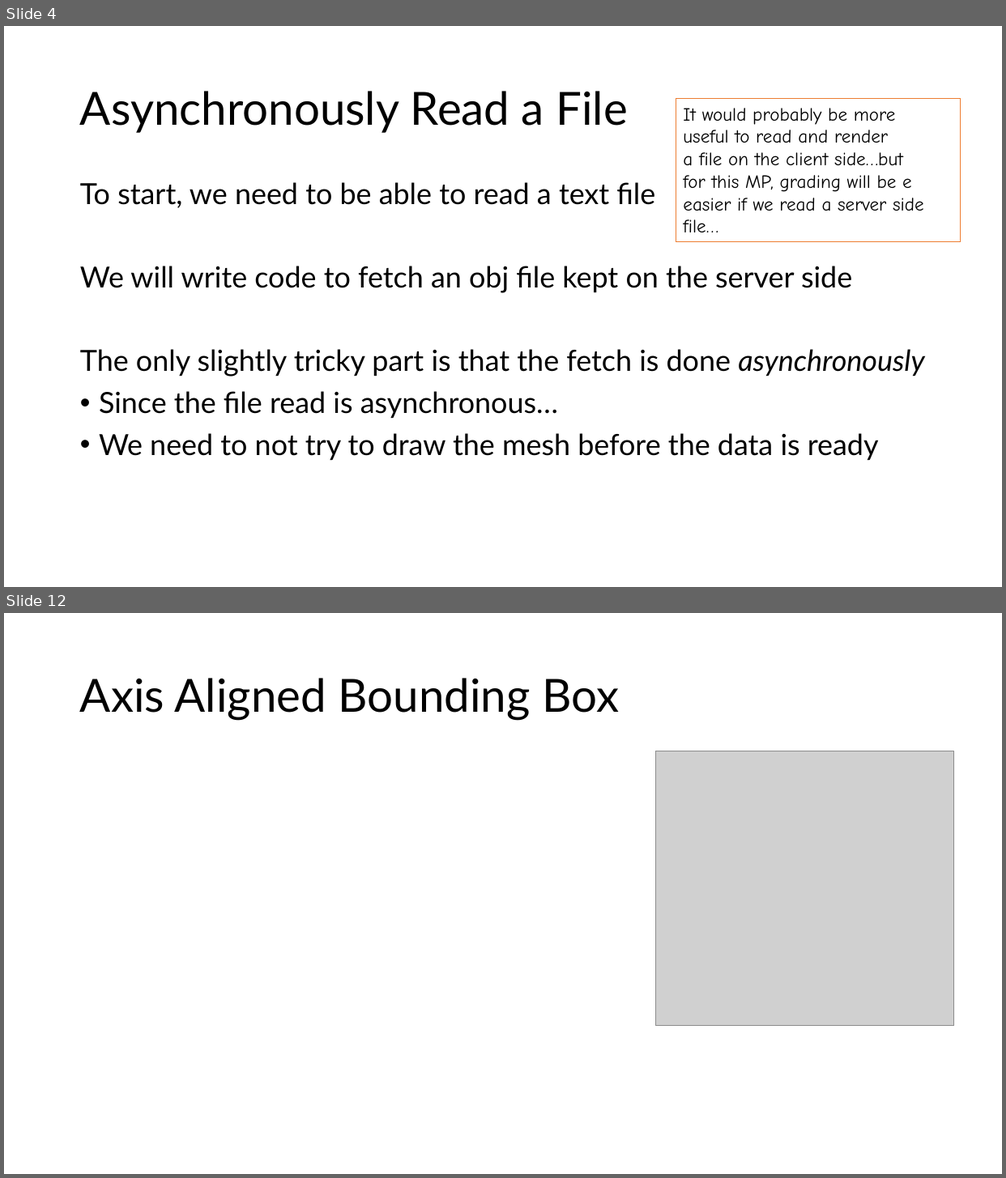
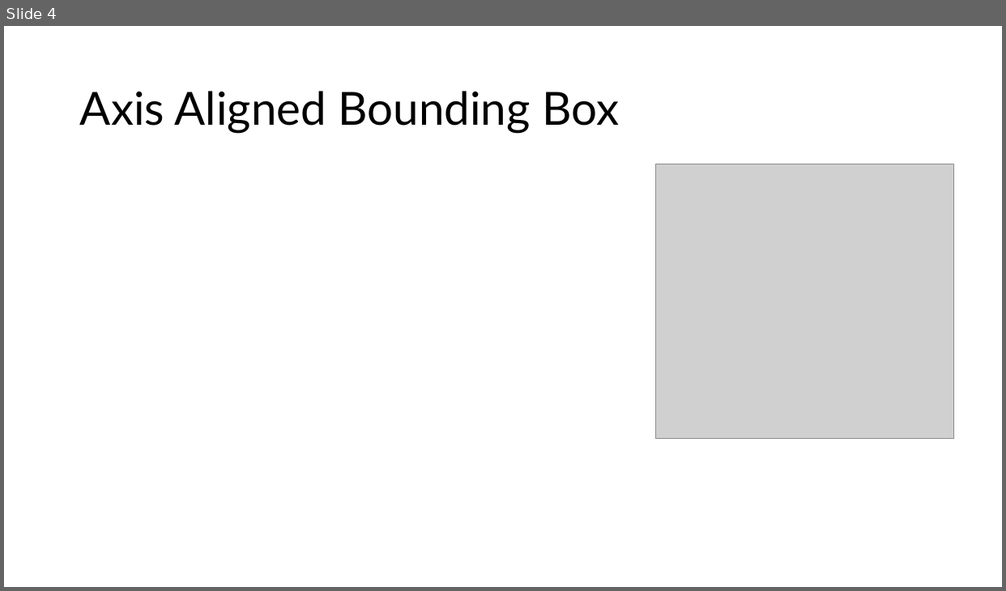
Before and after one commit to UIllinoisGraphics/CS296, a slide deck: Lectures/CS296-OBJ.pptx. Shown one above the other, each under a label of ours: slides 4 and 12 before the commit, slide 4 after it; the slides between them are not shown. The pictures are 1006x1178 and 1006x591 pixels, drawn with LibreOffice and Linux fonts; fonts in the diff are those of the drawing; grey boxes stand for pictures. Boxes give left, top, right and bottom in pixels: in the first picture for what was removed or moved away, otherwise in the second. Text is boxed around its words. In the diff, an @@ line names an element or a change of style, - is before the commit and + after.

```diff
--- a/Lectures/CS296-OBJ.pptx
+++ b/Lectures/CS296-OBJ.pptx
@@ slide 4 removed at (4,26,1002,587), background #FFFFFF @@
@@ title removed at (80,91,628,133) @@
-Asynchronously Read a File
@@ rectangle removed at (676,99,961,242) @@
-It would probably be more
-useful to read and render
-a file on the client side…but
-for this MP, grading will be e
-easier if we read a server side
-file…
@@ text removed at (80,182,924,460) @@
-To start, we need to be able to read a text file
-We will write code to fetch an obj file kept on the server side
-The only slightly tricky part is that the fetch is done asynchronously
-• Since the file read is asynchronous…
-• We need to not try to draw the mesh before the data is ready
@@ what was slide 12 is now slide 4 @@
```
Also in this commit, not shown: 3 slides changed, 4 slides added, 10 other slides removed.
